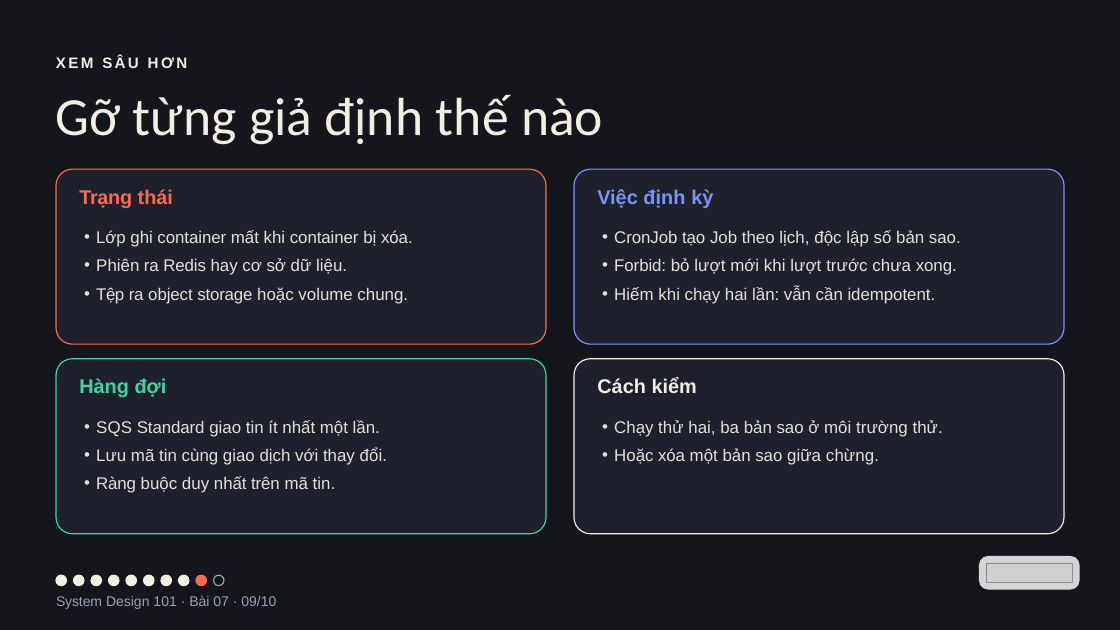
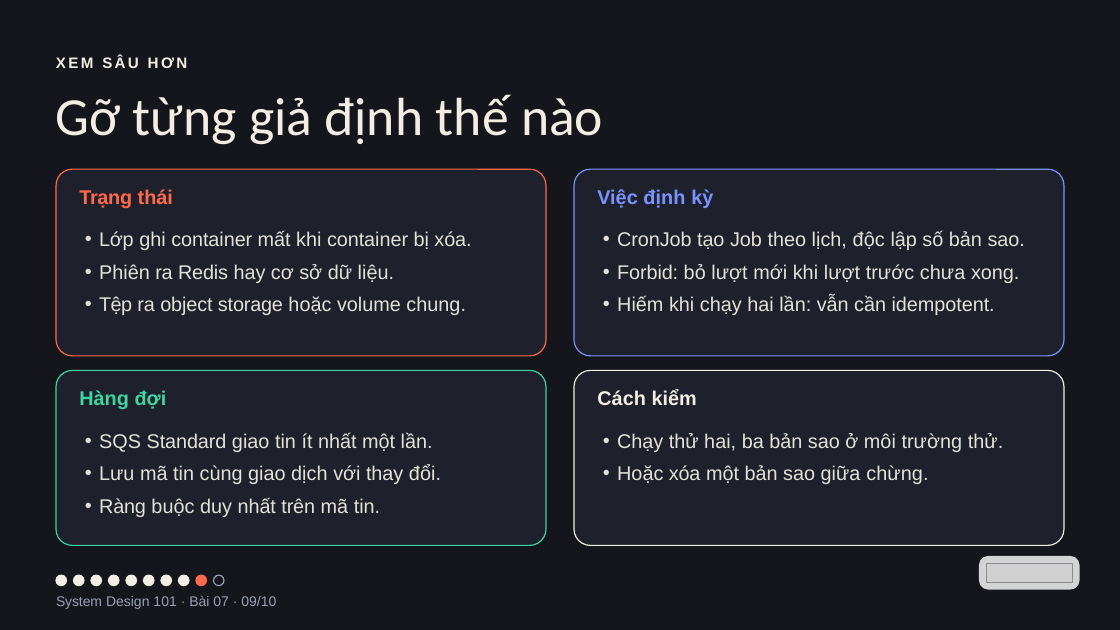
Before and after one commit to vohoailinh90/tool-marketing-studio, a slide deck: slide 9 of system-design-101/vi/lessons/sd-13-007/slides/sd-13-007.pptx. Drawn at 1120x630 pixels with LibreOffice and Linux fonts; fonts in the diff are those of the drawing; grey boxes stand for pictures. Boxes give left, top, right and bottom in pixels: in the first picture for what was removed or moved away, otherwise in the second. Text is boxed around its words. In the diff, an @@ line names an element or a change of style, - is before the commit and + after.

```diff
--- a/system-design-101/vi/lessons/sd-13-007/slides/sd-13-007.pptx
+++ b/system-design-101/vi/lessons/sd-13-007/slides/sd-13-007.pptx
@@ rounded rectangle: place and size @@
-rounded rectangle at box(56, 169, 546, 344)
+rounded rectangle at box(56, 169, 546, 356)
@@ rounded rectangle at box(56, 169, 546, 356): proportions changed @@
@@ rounded rectangle at box(574, 169, 1064, 356): proportions changed @@
@@ rounded rectangle: place and size @@
-rounded rectangle at box(574, 169, 1064, 344)
+rounded rectangle at box(574, 169, 1064, 356)
@@ text "Lớp ghi container mất khi ..." at box(99, 231, 471, 315): size 21.8 to 25.5 pt; letter spacing -0.1 to -0.2 pt in "xóa.", "object"; letter spacing 0 to -0.1 pt in "sở", "volume"; letter spacing -0.6 to -0.8 pt in "Tệp"; letter spacing -0.2 to -0.3 pt in "storage"; indent changed; line spacing 30.4pt to 35.7pt @@
@@ text "CronJob tạo Job theo lịch, ..." at box(617, 231, 1025, 315): size 21.8 to 25.5 pt; letter spacing 0 to -0.1 pt in "số"; letter spacing -0.1 to -0.2 pt in "Forbid:"; indent changed; line spacing 30.4pt to 35.7pt @@
@@ 4 texts, 2 rounded rectangles: place and size @@
-4 texts, 2 rounded rectangles at box(56, 359, 1064, 534)
+4 texts, 2 rounded rectangles at box(56, 370, 1064, 545)
@@ text "SQS Standard giao tin ít ..." at box(99, 432, 441, 517): size 21.8 to 25.5 pt; letter spacing -0.1 to -0.2 pt in "Standard"; letter spacing 0 to -0.1 pt in "một", "thay"; indent changed; line spacing 30.4pt to 35.7pt @@
@@ text "Chạy thử hai, ba bản ..." at box(617, 433, 1003, 484): size 21.8 to 25.5 pt; letter spacing 0 to -0.1 pt in "ba", "một"; letter spacing -0.1 to 0 pt in "Hoặc"; indent changed; line spacing 30.4pt to 35.7pt @@
```
Also in this commit, not shown: 4 other slides changed, 4 other files.
